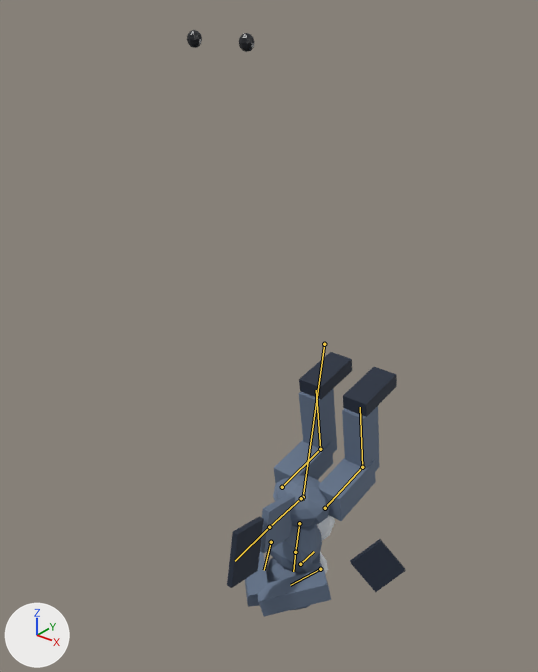
Renders of the glTF model packages/client/public/models/shark.glb from each side of a commit.
Rendered twice from a 50 mm camera at (1.85, -2.2, 1.64) aimed at (-0.03, 0.15, 0.19). The lights are fixed; the arrows at lower left show +X, +Y and +Z. The older version comes first. Both versions are drawn at frame 11 of the action 'emote_backflip'; the numbers are the values there. The bones that change, and the others that lie on the model, are drawn over the model as lines.

The first picture shows 'shark'.
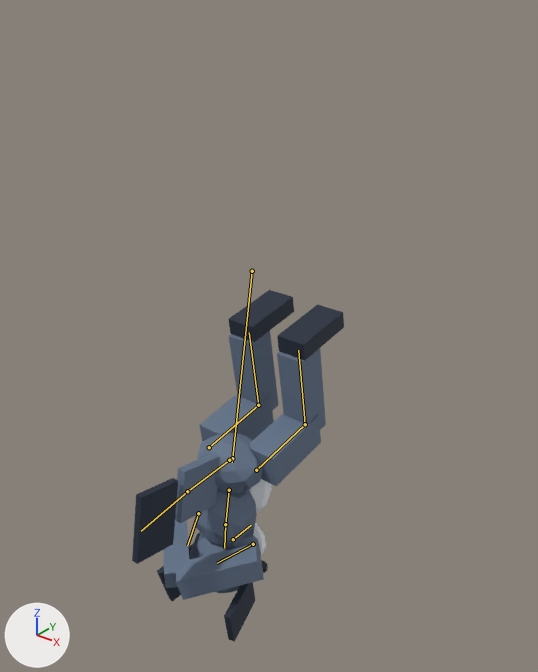
The change in detail:
Bone 'root' (bone_root) moves from (0.0, 0.0, 0.55) to (0.0, 0.55, 0.0).

Location of each change, (x1, y1, x2, y2) in pixels of the pictures (538 x 672 px):
'shark', posed (40% shorter): before (187, 30, 406, 616); after (132, 290, 344, 642)
bone 'root', root to tip: before (324, 344) to (303, 497); after (252, 271) to (232, 458)
